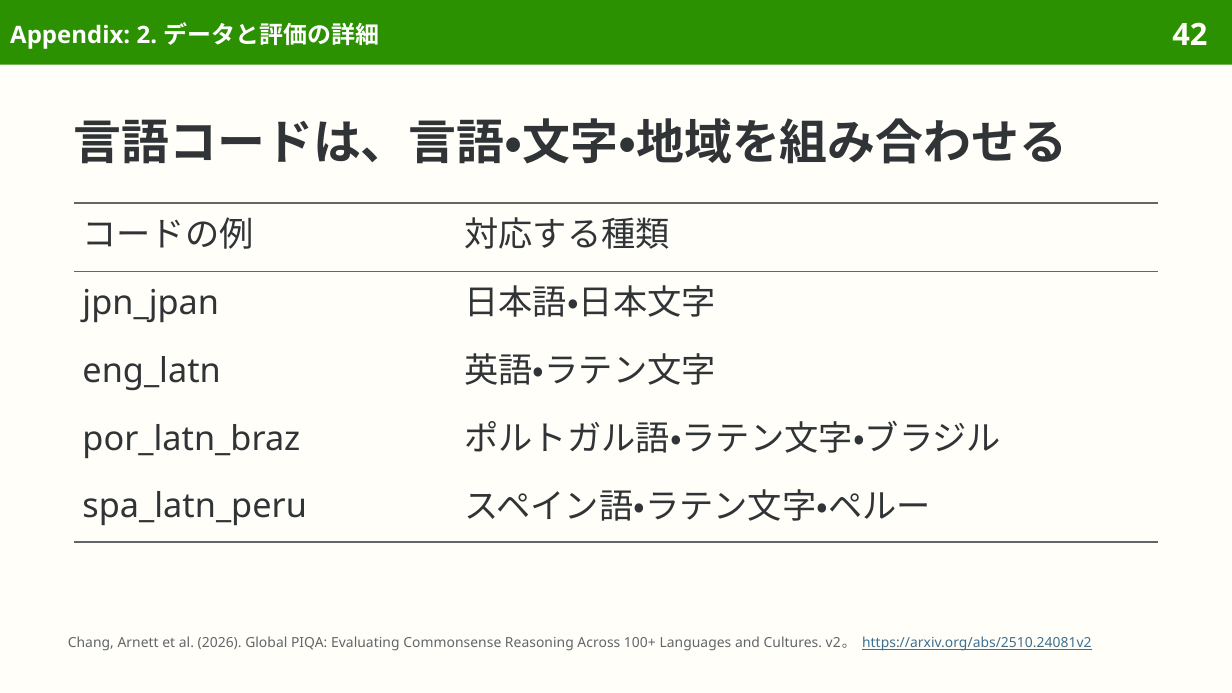
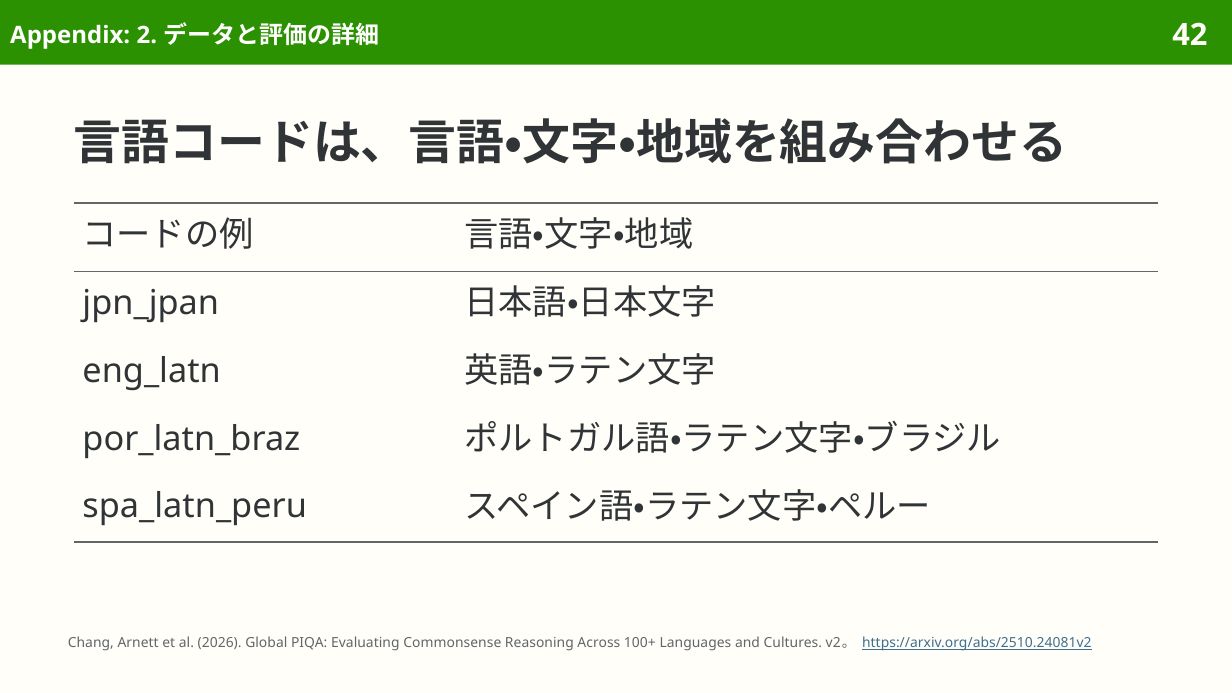
Before and after one commit to sasakiy84/datasets-in-10-minutes, a slide deck: slide 42 of slides/datasets-in-10-minutes-global-piqa.pptx. Drawn at 1232x693 pixels with LibreOffice and Linux fonts; fonts in the diff are those of the drawing. Boxes give left, top, right and bottom in pixels: in the first picture for what was removed or moved away, otherwise in the second. Text is boxed around its words. In the diff, an @@ line names an element or a change of style, - is before the commit and + after.

```diff
--- a/slides/datasets-in-10-minutes-global-piqa.pptx
+++ b/slides/datasets-in-10-minutes-global-piqa.pptx
@@ table at (74, 203, 1158, 542) @@
-row 1, column 2: 対応する種類
+row 1, column 2: 言語・文字・地域
```
Also in this commit, not shown: 9 other slides changed, 7 other files.
